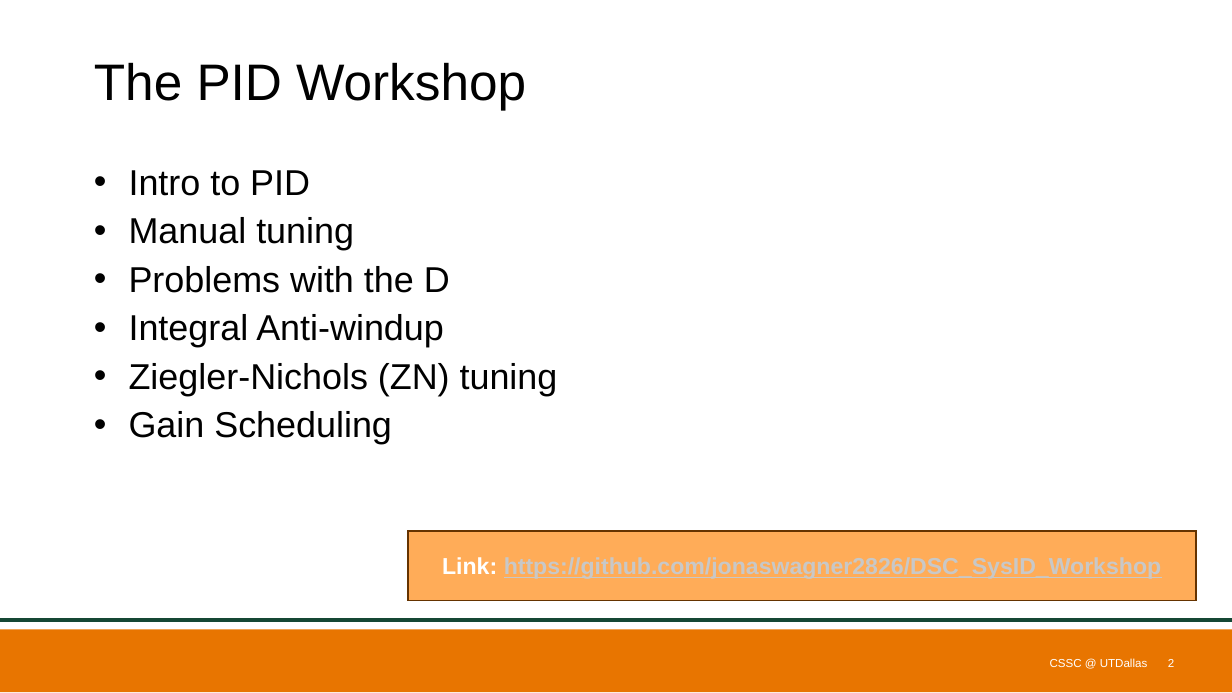
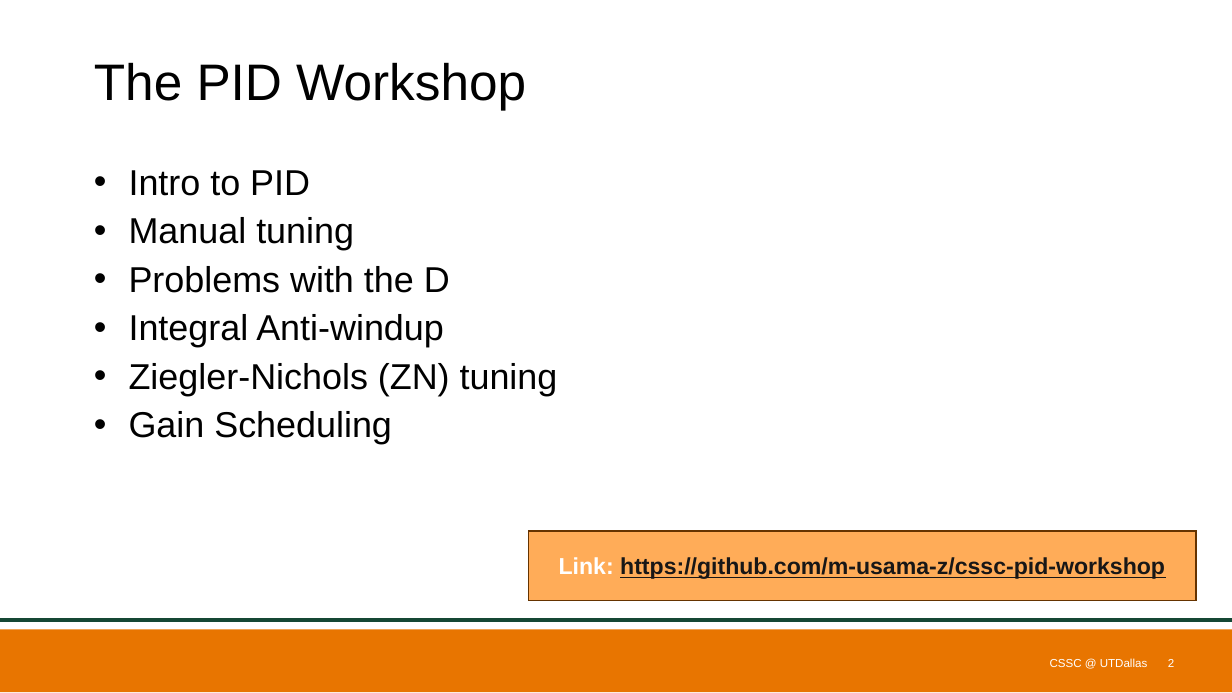
Before and after one commit to m-usama-z/cssc-pid-workshop, a slide deck: slide 2 of PID_Workshop_V1.pptx. Drawn at 1232x693 pixels with LibreOffice and Linux fonts; fonts in the diff are those of the drawing; background and template pictures are left out. Boxes give left, top, right and bottom in pixels: in the first picture for what was removed or moved away, otherwise in the second. Text is boxed around its words. In the diff, an @@ line names an element or a change of style, - is before the commit and + after.

Commit message:
final final update

```diff
--- a/PID_Workshop_V1.pptx
+++ b/PID_Workshop_V1.pptx
@@ rectangle "Link: https://github.com/m-usama-z/cssc-pid-workshop": place and size @@
-rectangle "Link: https://github.com/m-usama-z/cssc-pid-workshop" at [408, 531, 1196, 601]
+rectangle "Link: https://github.com/m-usama-z/cssc-pid-workshop" at [529, 531, 1197, 601]
@@ text in rectangle at [559, 557, 1165, 579]: text changed; text colour #C8C8C8 to #181717 @@
-Link: https://github.com/jonaswagner2826/DSC_SysID_Workshop
+Link: https://github.com/m-usama-z/cssc-pid-workshop
```
